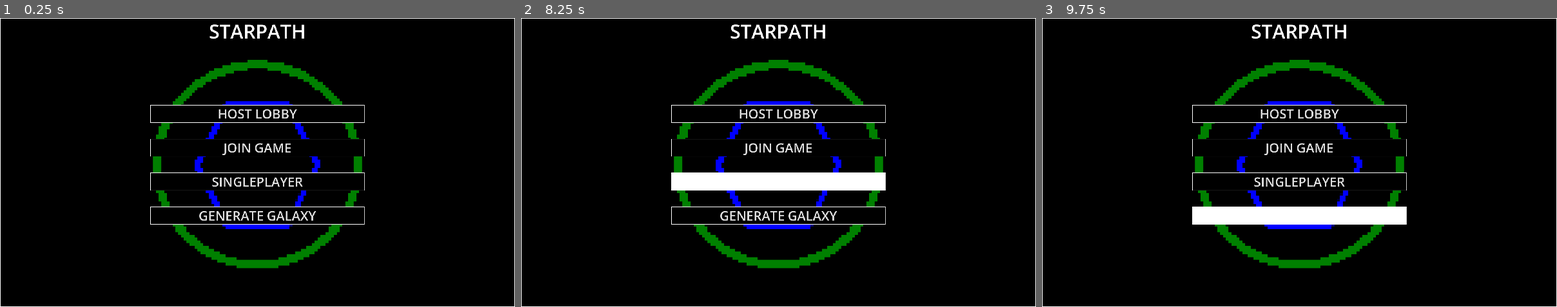
Above: before the commit, frames 1-3 (left to right).
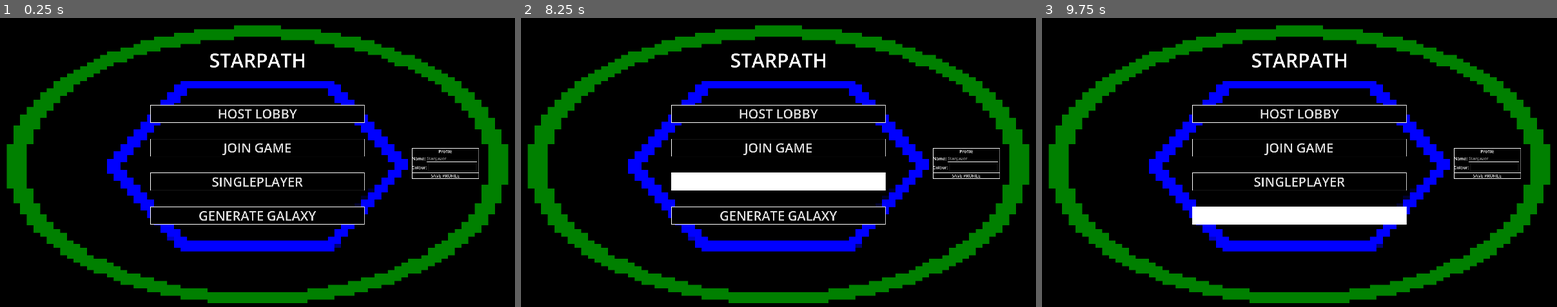
Above: after the commit, the same moments.

Repository: snhumphr/starpath
Game: Godot game, scene res://scenes/main_menu.tscn
Two runs of this game, one before a commit and one after it. Both use one fixed random seed, a clock stepped at 60 frames per second and the inputs below. This scene is started directly instead of the project's main scene.
Inputs (mouse positions are in pixels of both pictures, inside the frame that each line leads up to):
- Up to frame 1 (0.25 s): no input
- Up to frame 2 (8.25 s): click "HOST LOBBY" at 0.5 s; click "JOIN GAME" at 1.25 s; click "SINGLEPLAYER" at 2 s; click "GENERATE GALAXY" at 2.75 s; click (969, 174) at 3.5 s, where only the run after the commit has a clickable "SAVE PROFILE"; click "SINGLEPLAYER" at 4.25 s; click "GENERATE GALAXY" at 5 s; click "SINGLEPLAYER" at 5.75 s; click "GENERATE GALAXY" at 6.5 s; tap Enter at 7.25 s; move the mouse to (891, 148) at 7.27 s; tap 1 (1) at 7.35 s; click (891, 148) at 7.42 s; tap 2 (2) at 7.55, 8.1 s; tap Space (queue) at 8 s; move the mouse to (675, 176) at 8.02 s; click (675, 176) at 8.17 s
- Up to frame 3 (9.75 s): tap 3 (3) at 8.3, 8.85 s; tap Enter at 8.75 s; move the mouse to (1351, 98) at 8.77 s; click (1351, 98) at 8.92 s; tap 4 (4) at 9.05, 9.6 s; tap Space (queue) at 9.5 s; move the mouse to (1273, 220) at 9.52 s; click (1273, 220) at 9.67 s

The runs differ from the first frame. In frame 1, 21% of the frame differs, in the area x 0-100%, y 0-100%; in frame 2, 21%; in frame 3, 21%.

Commit message:
Adds basic profile selection functionality to the main menu, including saving profiles to disk between instances.

Diff:
--- a/scenes/main_menu.tscn
+++ b/scenes/main_menu.tscn
@@ -1,10 +1,19 @@
-[gd_scene load_steps=5 format=3 uid="uid://vp4fn1ktcg4l"]
-
+[gd_scene load_steps=8 format=3 uid="uid://vp4fn1ktcg4l"]
+
+[ext_resource type="Script" uid="uid://cwar85c2nk2fw" path="res://scripts/main_menu.gd" id="1_8ln24"]
 [ext_resource type="StyleBox" uid="uid://dephhdukxnrse" path="res://assets/panels/blackwhite.tres" id="1_l6cm7"]
 [ext_resource type="Texture2D" uid="uid://dfotnwjc4r6af" path="res://assets/Icon.png" id="2_ekxnf"]
 [ext_resource type="StyleBox" uid="uid://ch2885y5mpl7l" path="res://assets/panels/monowhite.tres" id="3_wu84c"]
 [ext_resource type="StyleBox" uid="uid://dpns7fitr3coh" path="res://assets/panels/monoblack.tres" id="4_8ln24"]
 
+[sub_resource type="StyleBoxFlat" id="StyleBoxFlat_wu84c"]
+bg_color = Color(0, 0, 0, 1)
+border_width_bottom = 2
+border_color = Color(1, 1, 1, 1)
+
+[sub_resource type="StyleBoxFlat" id="StyleBoxFlat_8ln24"]
+bg_color = Color(0.6, 0.6, 0.6, 0)
+
 [node name="MainMenu" type="Control"]
 layout_mode = 3
 anchors_preset = 15
@@ -12,8 +21,17 @@
 anchor_bottom = 1.0
 grow_horizontal = 2
 grow_vertical = 2
-
-[node name="Panel" type="Panel" parent="."]
+script = ExtResource("1_8ln24")
+
+[node name="MenuBar" type="Control" parent="."]
+layout_mode = 1
+anchors_preset = 15
+anchor_right = 1.0
+anchor_bottom = 1.0
+grow_horizontal = 2
+grow_vertical = 2
+
+[node name="Panel" type="Panel" parent="MenuBar"]
 layout_mode = 1
 anchors_preset = 15
 anchor_right = 1.0
@@ -22,36 +40,30 @@
 grow_vertical = 2
 theme_override_styles/panel = ExtResource("1_l6cm7")
 
-[node name="TextureRect" type="TextureRect" parent="."]
-layout_mode = 1
-anchors_preset = 8
+[node name="TextureRect" type="TextureRect" parent="MenuBar"]
+custom_minimum_size = Vector2(800, 500)
+layout_mode = 1
+anchors_preset = 15
+anchor_right = 1.0
+anchor_bottom = 1.0
+grow_horizontal = 2
+grow_vertical = 2
+texture = ExtResource("2_ekxnf")
+expand_mode = 3
+
+[node name="Label" type="Label" parent="MenuBar"]
+layout_mode = 1
+anchors_preset = -1
 anchor_left = 0.5
-anchor_top = 0.5
+anchor_top = 0.1
 anchor_right = 0.5
-anchor_bottom = 0.5
-offset_left = -400.0
-offset_top = -405.19482
-offset_right = 400.0
-offset_bottom = 405.19482
-grow_horizontal = 2
-grow_vertical = 2
-texture = ExtResource("2_ekxnf")
-expand_mode = 5
-
-[node name="Label" type="Label" parent="."]
-layout_mode = 1
-anchors_preset = 5
-anchor_left = 0.5
-anchor_right = 0.5
-offset_left = -400.0
-offset_right = 400.0
-offset_bottom = 99.0
+anchor_bottom = 0.1
 grow_horizontal = 2
 theme_override_font_sizes/font_size = 72
 text = "STARPATH"
 horizontal_alignment = 1
 
-[node name="VBoxContainer" type="VBoxContainer" parent="."]
+[node name="VBoxContainer" type="VBoxContainer" parent="MenuBar"]
 custom_minimum_size = Vector2(800, 0)
 layout_mode = 1
 anchors_preset = -1
@@ -59,14 +71,11 @@
 anchor_top = 0.3
 anchor_right = 0.5
 anchor_bottom = 0.574
-offset_left = -400.0
-offset_right = 400.0
-offset_bottom = 1080.0
 grow_horizontal = 2
 size_flags_horizontal = 4
 theme_override_constants/separation = 60
 
-[node name="Button" type="Button" parent="VBoxContainer"]
+[node name="Button" type="Button" parent="MenuBar/VBoxContainer"]
 custom_minimum_size = Vector2(300, 0)
 layout_mode = 2
 focus_mode = 0
@@ -84,7 +93,7 @@
 theme_override_styles/focus = ExtResource("1_l6cm7")
 text = "HOST LOBBY"
 
-[node name="Button2" type="Button" parent="VBoxContainer"]
+[node name="Button2" type="Button" parent="MenuBar/VBoxContainer"]
 custom_minimum_size = Vector2(300, 0)
 layout_mode = 2
 focus_mode = 0
@@ -102,7 +111,7 @@
 theme_override_styles/focus = ExtResource("1_l6cm7")
 text = "JOIN GAME"
 
-[node name="Button3" type="Button" parent="VBoxContainer"]
+[node name="Button3" type="Button" parent="MenuBar/VBoxContainer"]
 custom_minimum_size = Vector2(300, 0)
 layout_mode = 2
 focus_mode = 0
@@ -120,7 +129,7 @@
 theme_override_styles/focus = ExtResource("1_l6cm7")
 text = "SINGLEPLAYER"
 
-[node name="Button4" type="Button" parent="VBoxContainer"]
+[node name="Button4" type="Button" parent="MenuBar/VBoxContainer"]
 custom_minimum_size = Vector2(300, 0)
 layout_mode = 2
 focus_mode = 0
@@ -138,7 +147,7 @@
 theme_override_styles/focus = ExtResource("1_l6cm7")
 text = "GENERATE GALAXY"
 
-[node name="PanelContainer" type="PanelContainer" parent="."]
+[node name="PanelContainer" type="PanelContainer" parent="MenuBar"]
 visible = false
 layout_mode = 1
 anchors_preset = 15
@@ -147,3 +156,78 @@
 grow_horizontal = 2
 grow_vertical = 2
 theme_override_styles/panel = ExtResource("1_l6cm7")
+
+[node name="ProfileBox" type="PanelContainer" parent="MenuBar"]
+custom_minimum_size = Vector2(250, 100)
+layout_mode = 1
+anchors_preset = -1
+anchor_left = 0.8
+anchor_top = 0.45
+anchor_right = 0.85
+anchor_bottom = 0.49
+theme_override_styles/panel = ExtResource("1_l6cm7")
+
+[node name="VBoxContainer" type="VBoxContainer" parent="MenuBar/ProfileBox"]
+layout_mode = 2
+
+[node name="Label" type="Label" parent="MenuBar/ProfileBox/VBoxContainer"]
+layout_mode = 2
+text = "Profile"
+horizontal_alignment = 1
+
+[node name="NameRow" type="HBoxContainer" parent="MenuBar/ProfileBox/VBoxContainer"]
+layout_mode = 2
+
+[node name="Label" type="Label" parent="MenuBar/ProfileBox/VBoxContainer/NameRow"]
+layout_mode = 2
+text = "Name:"
+
+[node name="LineEdit" type="LineEdit" parent="MenuBar/ProfileBox/VBoxContainer/NameRow"]
+layout_mode = 2
+size_flags_horizontal = 3
+theme_override_colors/font_color = Color(1, 1, 1, 1)
+theme_override_styles/normal = SubResource("StyleBoxFlat_wu84c")
+theme_override_styles/read_only = ExtResource("4_8ln24")
+theme_override_styles/focus = SubResource("StyleBoxFlat_wu84c")
+placeholder_text = "Stargazer"
+max_length = 12
+
+[node name="VSeparator" type="VSeparator" parent="MenuBar/ProfileBox/VBoxContainer/NameRow"]
+layout_mode = 2
+theme_override_styles/separator = SubResource("StyleBoxFlat_8ln24")
+
+[node name="ColourRow" type="HBoxContainer" parent="MenuBar/ProfileBox/VBoxContainer"]
+layout_mode = 2
+
+[node name="Label" type="Label" parent="MenuBar/ProfileBox/VBoxContainer/ColourRow"]
+layout_mode = 2
+text = "Colour:"
+
+[node name="ColourButton" type="ColorPickerButton" parent="MenuBar/ProfileBox/VBoxContainer/ColourRow"]
+layout_mode = 2
+size_flags_horizontal = 3
+text = "Pick Color"
+edit_alpha = false
+edit_intensity = false
+
+[node name="VSeparator" type="VSeparator" parent="MenuBar/ProfileBox/VBoxContainer/ColourRow"]
+layout_mode = 2
+theme_override_styles/separator = SubResource("StyleBoxFlat_8ln24")
+
+[node name="SaveButton" type="Button" parent="MenuBar/ProfileBox/VBoxContainer"]
+layout_mode = 2
+focus_mode = 0
+theme_override_styles/normal = ExtResource("1_l6cm7")
+theme_override_styles/normal_mirrored = ExtResource("1_l6cm7")
+theme_override_styles/pressed = ExtResource("3_wu84c")
+theme_override_styles/pressed_mirrored = ExtResource("3_wu84c")
+theme_override_styles/hover = ExtResource("1_l6cm7")
+theme_override_styles/hover_mirrored = ExtResource("1_l6cm7")
+theme_override_styles/hover_pressed = ExtResource("3_wu84c")
+theme_override_styles/hover_pressed_mirrored = ExtResource("3_wu84c")
+theme_override_styles/disabled = ExtResource("4_8ln24")
+theme_override_styles/disabled_mirrored = ExtResource("4_8ln24")
+theme_override_styles/focus = ExtResource("1_l6cm7")
+text = "SAVE PROFILE"
+
+[connection signal="pressed" from="MenuBar/ProfileBox/VBoxContainer/SaveButton" to="." method="_on_save_button_pressed"]
--- /dev/null
+++ b/scripts/main_menu.gd
@@ -0,0 +1,50 @@
+extends Control
+
+var current_profile: Dictionary
+@onready var ProfileBox: PanelContainer = self.get_node("MenuBar/ProfileBox")
+
+const PROFILE_PATH = "user://profile.json"
+
+func _ready() -> void:
+
+	#load profile from disk, if one exists
+	await get_tree().process_frame
+	var current_profile = self.load_profile_from_disk()
+
+func get_profile_from_box() -> Dictionary:
+
+	var profile_dict: Dictionary = {}
+	profile_dict.name = self.ProfileBox.get_node("VBoxContainer/NameRow/LineEdit").get_text()
+	profile_dict.colour = self.ProfileBox.get_node("VBoxContainer/ColourRow/ColourButton").get_pick_color()
+
+	return profile_dict
+
+func load_profile_from_disk() -> Dictionary:
+	var profile: Dictionary = {}
+
+	if FileAccess.file_exists(PROFILE_PATH):
+		var file = FileAccess.open(PROFILE_PATH, FileAccess.READ)
+		var file_text: String = file.get_as_text()
+		var file_dict = JSON.parse_string(file_text)
+		file.close()
+		profile = file_dict
+
+	if profile.keys().size() > 0:
+		self.ProfileBox.get_node("VBoxContainer/NameRow/LineEdit").set_text(profile.name)
+		var colour_list: PackedStringArray = profile.colour.format({"(":"", ")":""}, "_").split(", ")
+		var colour: Color = Color(float(colour_list[0]), float(colour_list[1]), float(colour_list[2]))
+		self.ProfileBox.get_node("VBoxContainer/ColourRow/ColourButton").color = colour
+
+	return profile
+
+func _on_save_button_pressed() -> void:
+
+	#load the profile from the profile box to current_profile
+	self.current_profile = self.get_profile_from_box()
+
+	#then try to save profile to disk
+	print(PROFILE_PATH)
+	var file = FileAccess.open(PROFILE_PATH, FileAccess.WRITE)
+	var json_string: String = JSON.stringify(self.current_profile)
+	file.store_string(json_string)
+	file.close()
Not shown, added: scripts/main_menu.gd.uid
